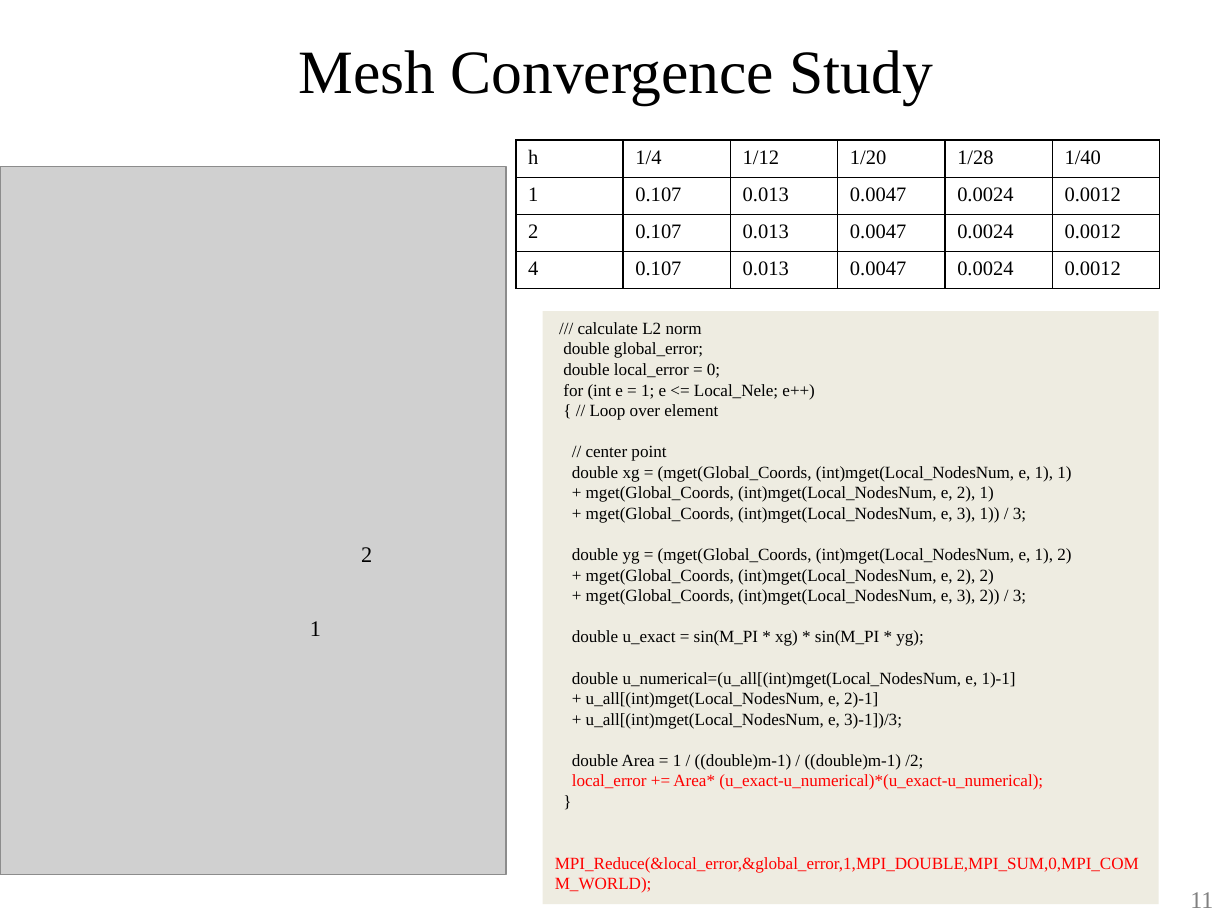
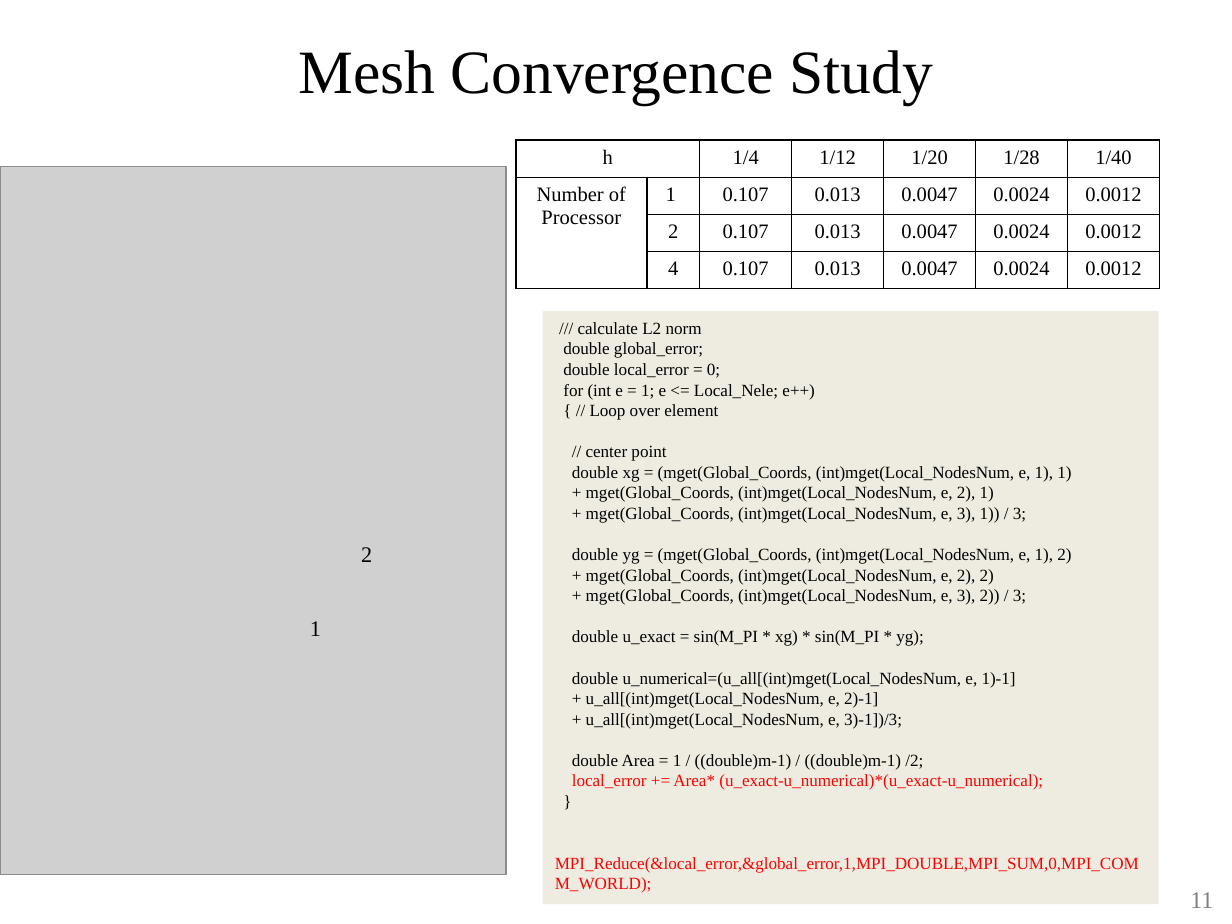
Before and after one commit to ChengHauYang/HPC, a slide deck: slide 11 of final_project/cheng_hau.pptx. Drawn at 1232x924 pixels with LibreOffice and Linux fonts; fonts in the diff are those of the drawing; grey boxes stand for pictures. Boxes give left, top, right and bottom in pixels: in the first picture for what was removed or moved away, otherwise in the second. Text is boxed around its words. In the diff, an @@ line names an element or a change of style, - is before the commit and + after.

Commit message:
update pptx

```diff
--- a/final_project/cheng_hau.pptx
+++ b/final_project/cheng_hau.pptx
@@ table at [516, 140, 1162, 288] @@
-column 1: h | 1 | 2 | 4
+column 1: h | Number of / Processor |  | 
+column 2:  | 1 | 2 | 4
```
Also in this commit, not shown: 1 other slide changed.
